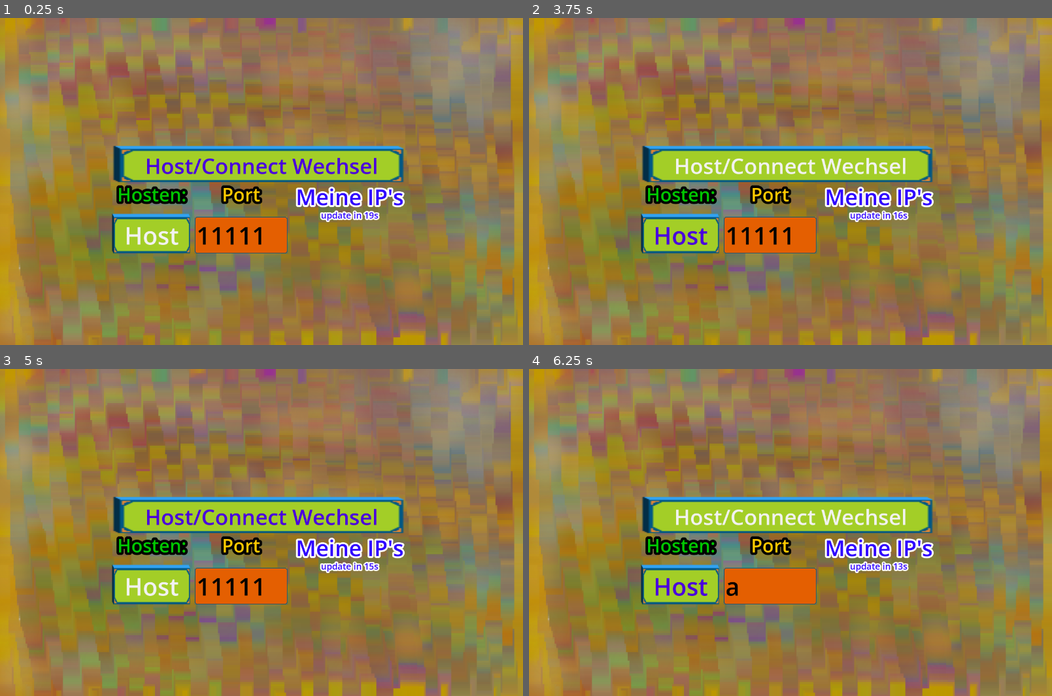
Above: before the commit, frames 1-4 (two rows, left to right).
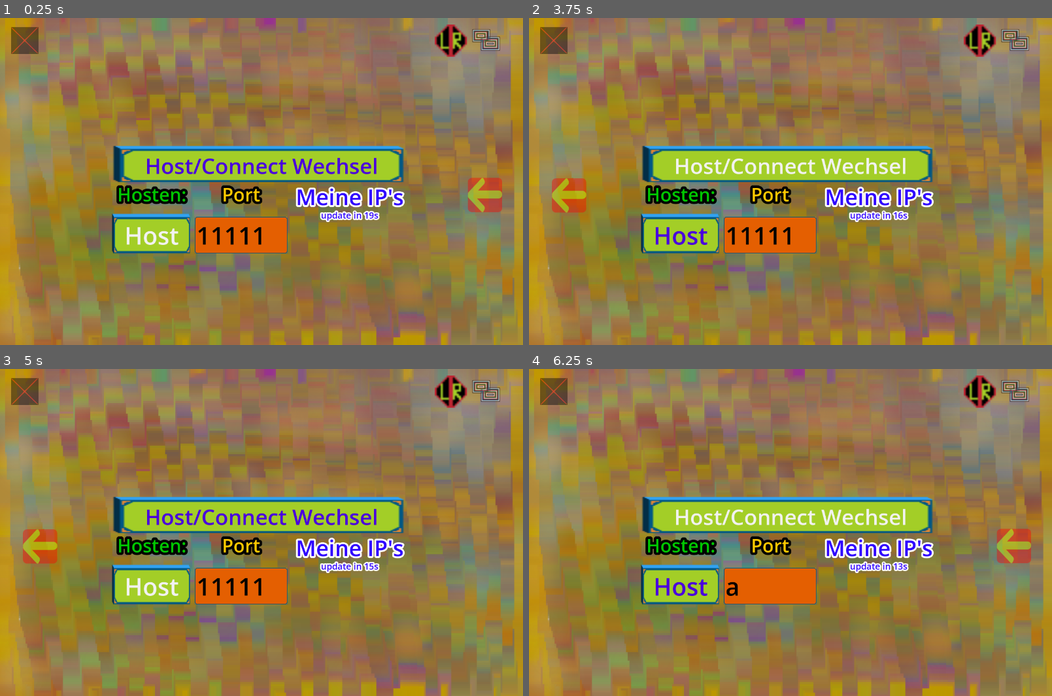
Above: after the commit, the same moments.

Repository: NIK-98/Paint_The_Ground
Game: Godot game, scene res://sceens/main.tscn
Two runs of this game, one before a commit and one after it. Both use one fixed random seed, a clock stepped at 60 frames per second and the inputs below.
Inputs (mouse positions are in pixels of both pictures, inside the frame that each line leads up to):
- Up to frame 1 (0.25 s): no input
- Up to frame 2 (3.75 s): click "Host" at 0.5 s; click "Host/Connect Wechsel" at 1.25 s; click "Connect" at 2 s; move the mouse to (905, 165) at 2.77 s; hold D (right) 2.78-3.53 s; hold Tab (Info) 2.78-3.53 s; click (905, 165) at 2.92 s; move the mouse to (685, 197) at 3.52 s; hold S (down) from 3.53 s (still down); tap M (modus) at 3.6 s; click (685, 197) at 3.67 s
- Up to frame 3 (5 s): move the mouse to (313, 460) at 4.27 s; release S (down) at 4.28 s; hold D (right) from 4.28 s (still down); hold Tab (Info) from 4.28 s (still down); click (313, 460) at 4.42 s
- Up to frame 4 (6.25 s): move the mouse to (764, 597) at 5.02 s; release D (right) at 5.03 s; release Tab (Info) at 5.03 s; hold W (up) 5.03-5.78 s; tap M (modus) at 5.1 s; click (764, 597) at 5.17 s; tap Enter at 5.75 s; move the mouse to (947, 581) at 5.77 s; hold A (left) from 5.78 s (still down); hold Tab (Info) from 5.78 s (still down); click (947, 581) at 5.92 s

The runs differ from the first frame. In frame 1, 1.8% of the frame differs, in the area x 2-96%, y 2-60%; in frame 2, 1.8%; in frame 3, 1.8%; in frame 4, 1.8%.

Commit message:
Verbesserungen:
-UI Info angepasst
-Scoreboard liste für bessere lesbarkeit beim scrollen optimiert
-Nicht benutzte buttons werden ausgeblendet
-Spieler liste nur im Host/Connect berreich unsichtbar
-Spieler die übernander laufen bekommen, werden langsamer und bekommen
einen Schwarzen fleck solange sie langsammer sind
sie langsammer sind

Diff:
--- a/project.godot
+++ b/project.godot
@@ -114,6 +114,10 @@
 ]
 }
 
+[input_devices]
+
+pointing/emulate_touch_from_mouse=true
+
 [rendering]
 
 renderer/rendering_method="gl_compatibility"
--- a/sceens/audio_menu.tscn
+++ b/sceens/audio_menu.tscn
@@ -120,6 +120,7 @@
 
 [node name="CanvasLayer" type="CanvasLayer" parent="."]
 layer = 7
+visible = false
 
 [node name="CenterContainer" type="CenterContainer" parent="CanvasLayer"]
 anchors_preset = 8
--- a/sceens/level.tscn
+++ b/sceens/level.tscn
@@ -395,6 +395,7 @@
 visibility_mode = 1
 
 [node name="Tap" type="CanvasLayer" parent="."]
+layer = 6
 
 [node name="CenterContainer" type="CenterContainer" parent="Tap"]
 anchors_preset = 15
@@ -574,7 +575,7 @@
 vertical_alignment = 1
 
 [node name="ScrollContainer" type="ScrollContainer" parent="Scoreboard/CanvasLayer/CenterContainer/PanelContainer/MarginContainer/VBoxContainer"]
-custom_minimum_size = Vector2(0, 500)
+custom_minimum_size = Vector2(0, 363.96)
 layout_mode = 2
 horizontal_scroll_mode = 0
 
--- a/sceens/npc.tscn
+++ b/sceens/npc.tscn
@@ -30,6 +30,14 @@
 offset_bottom = 64.0
 metadata/_edit_use_anchors_ = true
 
+[node name="slow_color" type="ColorRect" parent="."]
+visible = false
+offset_left = 16.0
+offset_top = 16.0
+offset_right = 48.0
+offset_bottom = 48.0
+color = Color(0, 0, 0, 1)
+
 [node name="CollisionShape2D" type="CollisionShape2D" parent="."]
 position = Vector2(32, 32)
 shape = SubResource("RectangleShape2D_teehr")
--- a/sceens/player.tscn
+++ b/sceens/player.tscn
@@ -48,6 +48,14 @@
 offset_right = 64.0
 offset_bottom = 64.0
 metadata/_edit_use_anchors_ = true
+
+[node name="slow_color" type="ColorRect" parent="."]
+visible = false
+offset_left = 16.0
+offset_top = 16.0
+offset_right = 48.0
+offset_bottom = 48.0
+color = Color(0, 0, 0, 1)
 
 [node name="CollisionShape2D" type="CollisionShape2D" parent="."]
 position = Vector2(32, 32)
--- a/sceens/ui.tscn
+++ b/sceens/ui.tscn
@@ -294,7 +294,7 @@
 __________________________________________________________
 - virtuellen joystick (links oder rechts,
  je nach modus) = laufen
-- exit = button links oben
+- exit / menü = button links oben
 - conection versuch abbrechen  =button rechts in der Mitte
 - Spieler-Liste = button oben rechts
 - links,rechts modus umschalten = links neben Spieler-Liste
@@ -303,7 +303,7 @@
 Steuerung Gamepad(Xbox Controller beispiel):
 __________________________________________________________
 - Linker Stick = laufen
-- exit = menu button
+- exit / menü = menu button
 - conection versuch abbrechen  = B button
 - Spieler-Liste = menü button
 - links,rechts modus umschalten = Y button
@@ -326,7 +326,7 @@
 Steuerung Tastatur:
 __________________________________________________________
 - laufen = WASD oder ⬆️⬅️⬇️➡️
-- exit = esc
+- exit / menü = esc
 - conection versuch abbrechen  = C
 - Spieler-Liste = tab
 - links,rechts modus umschalten = M
@@ -335,7 +335,7 @@
 Steuerung Gamepad(Xbox Controller beispiel):
 __________________________________________________________
 - Linker Stick = laufen
-- exit = menu button
+- exit / menü = menu button
 - conection versuch abbrechen  = B button
 - Spieler-Liste = menü button
 - links,rechts modus umschalten = Y button
--- a/scripts/level.gd
+++ b/scripts/level.gd
@@ -45,6 +45,7 @@
 	$Tap.visible = false
 	$Timerpower.wait_time = power_up_spawn_time
 	$Timerbomb.wait_time = Global.standart_bomben_spawn_time
+	main.get_node("CanvasLayer/Back").visible = false
 
 	if not multiplayer.is_server():
 		multiplayer.server_disconnected.connect(verbindung_verloren)
--- a/scripts/npc.gd
+++ b/scripts/npc.gd
@@ -94,6 +94,9 @@
 					if powerups[p][0] == 2:
 						new_timer_power_up.wait_time = power_time[2]
 					new_timer_power_up.start()
+					if not $TimerresetSPEED.is_stopped():
+						$TimerresetSPEED.stop()
+					$slow_color.visible = false
 
 		elif level.Time_out and not ende:
 			ende = true
@@ -219,6 +222,7 @@
 		SPEED = SPEED / 2
 		$TimerresetSPEED.stop()
 		$TimerresetSPEED.start()
+		$slow_color.visible = true
 
 
 func _on_timerreset_speed_timeout():
@@ -226,3 +230,4 @@
 		SPEED += 1
 	if SPEED == first_speed:
 		$TimerresetSPEED.stop()
+		$slow_color.visible = false
--- a/scripts/player.gd
+++ b/scripts/player.gd
@@ -100,10 +100,15 @@
 						new_timer_power_up.wait_time = power_time[2]
 					new_timer_power_up.start()
 					Global.powerup_sound = true
+					if not $TimerresetSPEED.is_stopped():
+						$TimerresetSPEED.stop()
+					$slow_color.visible = false
 
 
 		elif level.Time_out and not ende:
 			ende = true
+			main.get_node("CanvasLayer/joy").visible = false
+			main.get_node("CanvasLayer/change").visible = false
 			for c in $powertimers.get_children():
 				c.stop()
 				c.queue_free()
@@ -283,6 +288,7 @@
 		$TimerresetSPEED.stop()
 		$TimerresetSPEED.start()
 		Global.hit_sound = true
+		$slow_color.visible = true
 
 
 
@@ -291,3 +297,4 @@
 		SPEED += 1
 	if SPEED == first_speed:
 		$TimerresetSPEED.stop()
+		$slow_color.visible = false
--- a/scripts/scoreboard.gd
+++ b/scripts/scoreboard.gd
@@ -78,6 +78,8 @@
 	get_parent().set_timer_subnode.rpc("Timerbomb", true)
 	get_parent().set_timer_subnode.rpc("Timerpower", true)
 	get_parent().set_timer_subnode.rpc("Timerrestart", true)
+	get_parent().main.get_node("CanvasLayer/joy").visible = true
+	get_parent().main.get_node("CanvasLayer/change").visible = true
 	set_visible_false.rpc("CanvasLayer", false)
 
 
